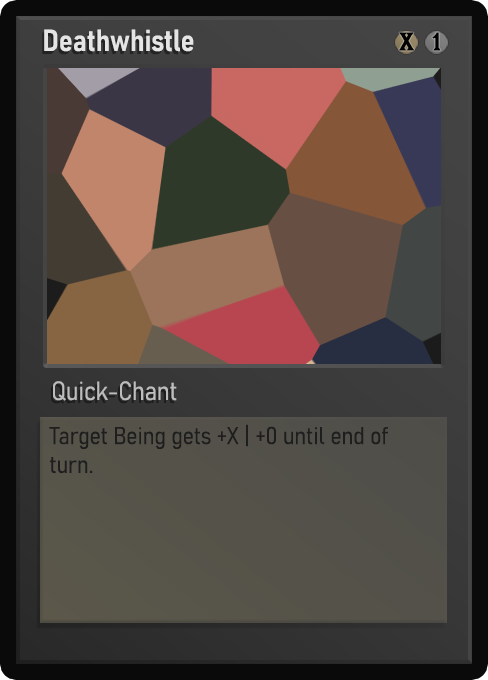
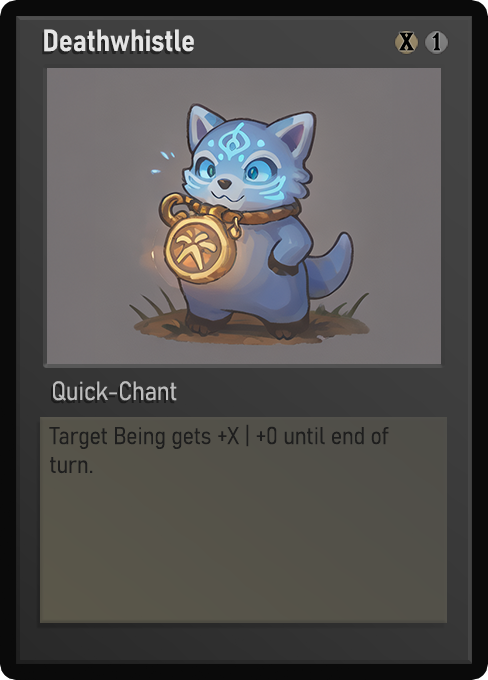
Before/after of a w=488, h=680 layered artwork. What changed in the layer stack:
painted on "Name" over [44, 29, 194, 52]
painted on "Class" over [55, 383, 156, 401]
painted on "Desc_norm" over [52, 424, 389, 473]
painted on "Artwork" over [47, 68, 441, 364]
